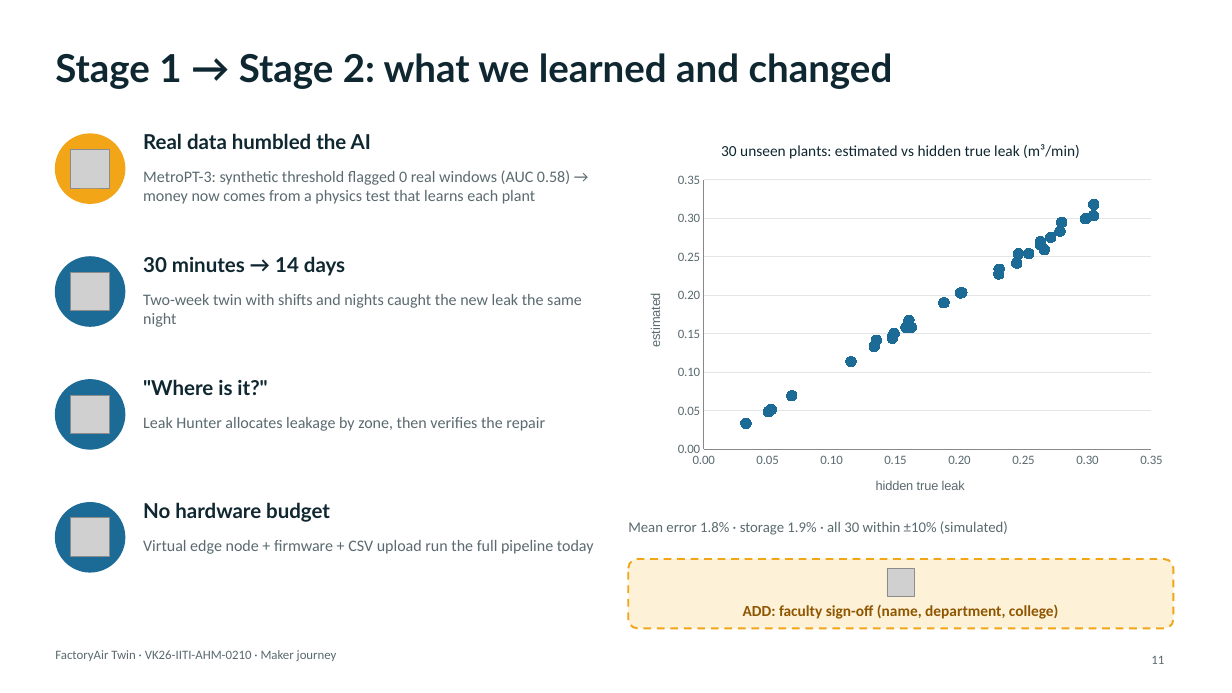
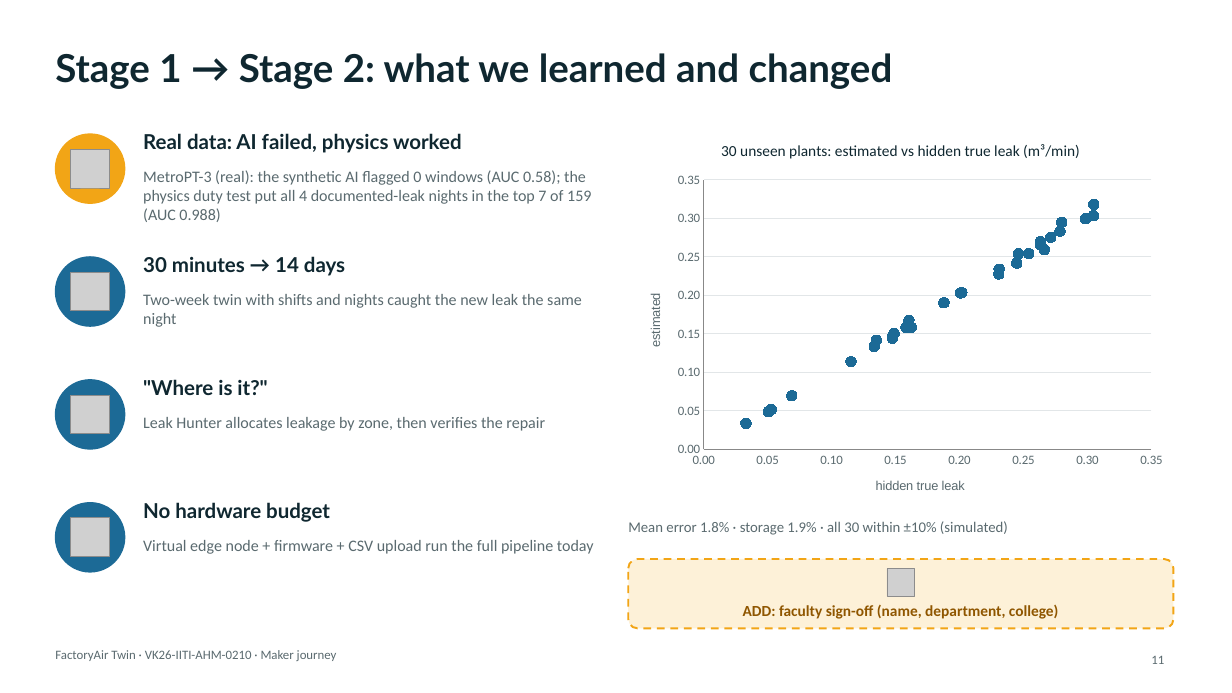
Before and after one commit to Suheerthan/FactoryAirTwin, a slide deck: slide 11 of submission/FactoryAirTwin_Vishwakarma_Stage2.pptx. Drawn at 1232x693 pixels with LibreOffice and Linux fonts; fonts in the diff are those of the drawing; grey boxes stand for pictures. Boxes give left, top, right and bottom in pixels: in the first picture for what was removed or moved away, otherwise in the second. Text is boxed around its words. In the diff, an @@ line names an element or a change of style, - is before the commit and + after.

```diff
--- a/submission/FactoryAirTwin_Vishwakarma_Stage2.pptx
+++ b/submission/FactoryAirTwin_Vishwakarma_Stage2.pptx
@@ text at bbox=[143, 133, 462, 153]: text changed @@
-Real data humbled the AI
+Real data: AI failed, physics worked
@@ text at bbox=[143, 170, 591, 222]: text changed @@
-MetroPT-3: synthetic threshold flagged 0 real windows (AUC 0.58) → money now comes from a physics test that learns each plant
+MetroPT-3 (real): the synthetic AI flagged 0 windows (AUC 0.58); the physics duty test put all 4 documented-leak nights in the top 7 of 159 (AUC 0.988)
```
Also in this commit, not shown: 2 other slides changed, 7 other files.
